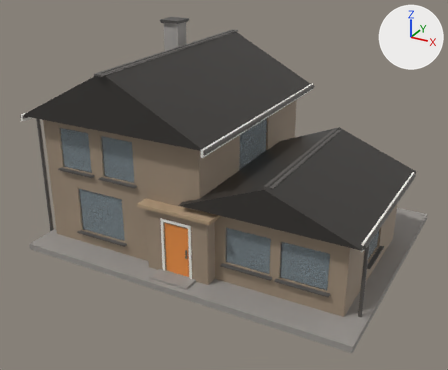
The glTF model public/models/house.glb: old version first, new version second.
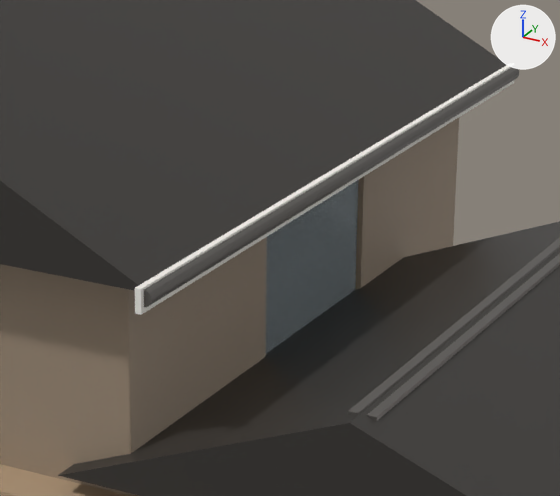
The first picture shows the older version from a 50 mm camera at (11.47, -20.39, 12.51) aimed at (0.5, -0.45, 2.54). The close-ups show the older and then the newer version on the part from 36% to 73% of the width and 18% to 57% of the height of that picture. Only the edits that show in the close-ups are written down. Lighting does not change. The marker at upper right points along +X, +Y and +Z.

Objects in the first close-up: 'entry_roof', 'fascia_e', 'gutter_e', 'main', 'ridge_wing', 'roof_main', 'roof_wing', 'w9_g'.
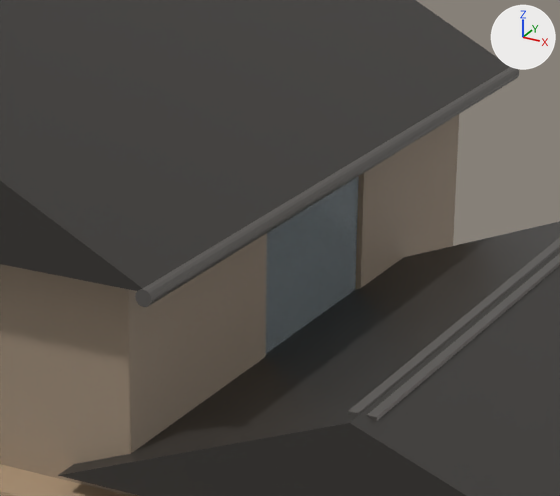
What the commit changed:
Object 'fascia_e' (ob_fascia_e) is deleted.

Where the change shows, as pixel boxes [x1, y1, x2, y2] in the close-ups (560 x 496 px):
'fascia_e', deleted: before [135, 63, 515, 315]
